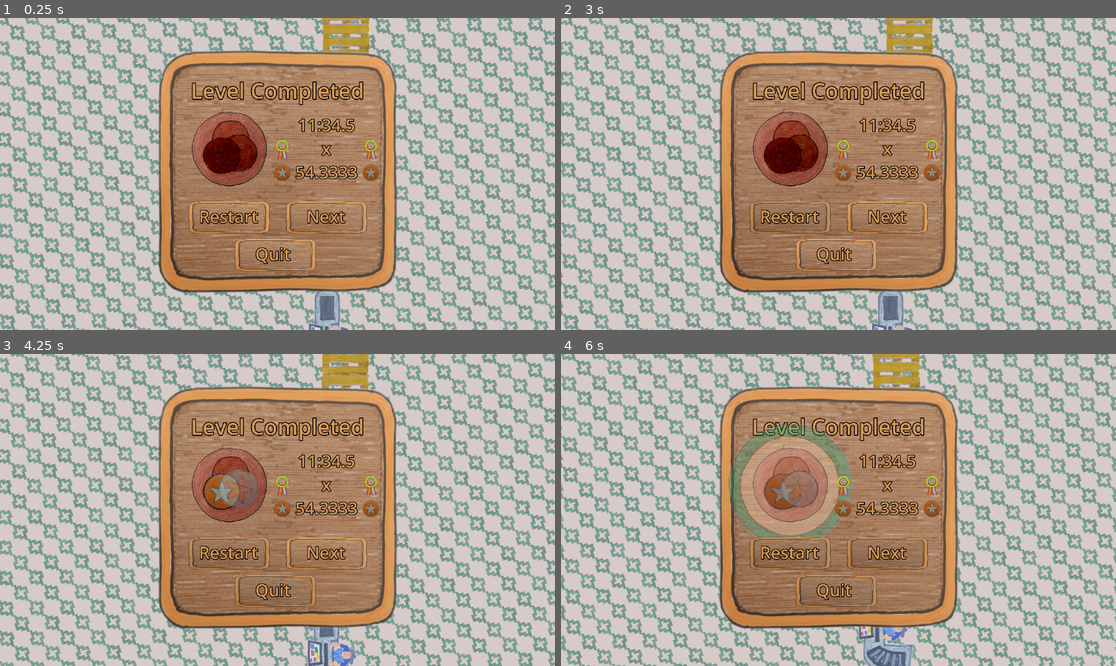
Above: before the commit, frames 1-4 (two rows, left to right).
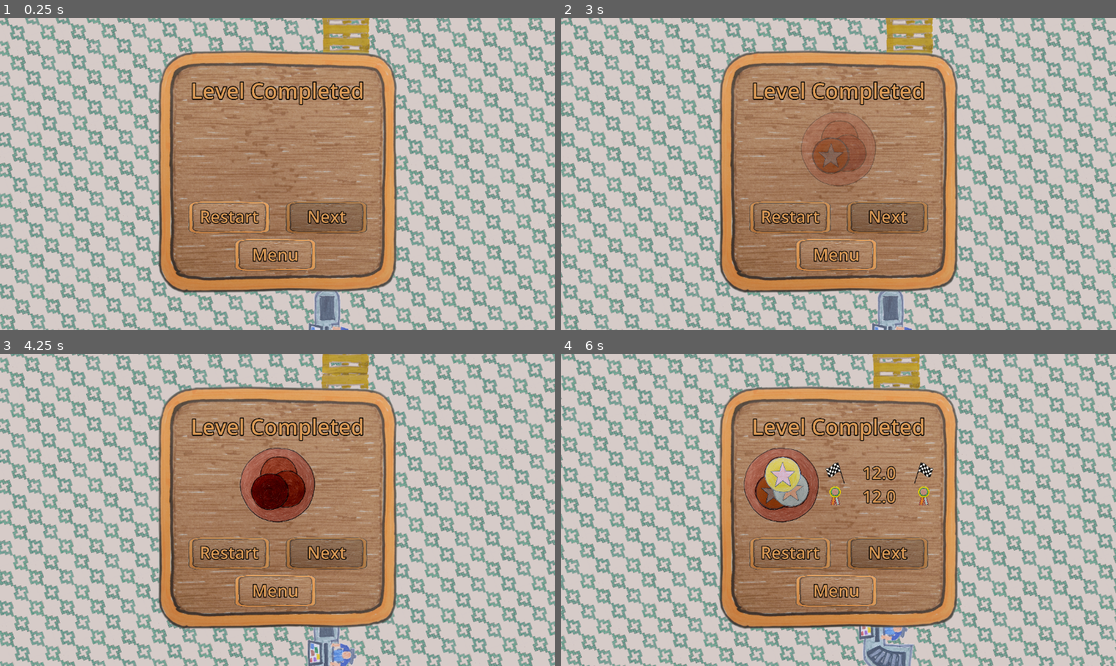
Above: after the commit, the same moments.

Repository: MathieuVavrille/market-drift
Game: Godot game, scene res://main.tscn
Two runs of this game, one before a commit and one after it. Both use one fixed random seed, a clock stepped at 60 frames per second and the inputs below.
Inputs (mouse positions are in pixels of both pictures, inside the frame that each line leads up to):
- Up to frame 1 (0.25 s): no input
- Up to frame 2 (3 s): click (794, 217) at 0.5 s; click (794, 217) at 1.25 s; click (794, 217) at 2 s; tap Enter (ui_accept) at 2.75 s; move the mouse to (960, 158) at 2.77 s; hold Right (ui_right) from 2.78 s (still down); hold Ctrl (turn) from 2.78 s (still down)
- Up to frame 3 (4.25 s): tap Enter (ui_accept) at 3.02, 3.05, 3.32, 3.5, 3.6, 3.77, 4.07 s; move the mouse to (166, 525) at 3.52 s; release Right (ui_right) at 3.53 s; release Ctrl (turn) at 3.53 s; hold Down (ui_down) from 3.53 s (still down); tap Ctrl (turn) at 3.8 s
- Up to frame 4 (6 s): move the mouse to (894, 441) at 4.27 s; release Down (ui_down) at 4.28 s; hold Right (ui_right) 4.28-5.03 s; hold Ctrl (turn) 4.28-5.03 s; tap Enter (ui_accept) at 4.55, 5.27, 5.57, 5.85 s; move the mouse to (810, 572) at 5.02 s; hold Up (ui_up) 5.03-5.78 s; tap Ctrl (turn) at 5.1 s; move the mouse to (1005, 556) at 5.77 s; hold Left (ui_left) from 5.78 s (still down)

The runs differ from the first frame. In frame 1, 5.2% of the frame differs, in the area x 34-69%, y 30-79%; in frame 2, 6.0%; in frame 3, 6.4%; in frame 4, 7.9%, in the area x 30-69%, y 22-79%.

Commit message:
fully functonnal medal times

Diff:
--- a/LevelTimes.gd
+++ b/LevelTimes.gd
@@ -1,9 +1,10 @@
 class_name LevelTimes
 extends Node
 
-@export var pb_time: float = 0.0
+# All the times are in tenths of seconds
+@export var pb_time: int = 0
 
-@export var author_time: float = 0.0
-@export var gold_time: float = 0.0
-@export var silver_time: float = 0.0
-@export var bronze_time: float = 0.0
+@export var author_time: int = 0
+@export var gold_time: int = 0
+@export var silver_time: int = 0
+@export var bronze_time: int = 0
--- a/main.gd
+++ b/main.gd
@@ -14,7 +14,7 @@
 var medals = 0
 func _process(_delta):
 	if Input.is_action_just_pressed("ui_accept"):
-		$LevelEnd.get_node("Control").get_node("MultiMedal").appear_multiple(4, true)
+		$LevelEnd/Control/MedalTimes.appear(120, $LevelTimes)
 
 func instantiate_goal_arrow(object, texture):
 	var goal_arrow = goal_arrow_scene.instantiate()
--- a/main.tscn
+++ b/main.tscn
@@ -96,11 +96,11 @@
 
 [node name="LevelTimes" type="Node" parent="."]
 script = ExtResource("9_kek77")
-pb_time = 20.0
-author_time = 5.0
-gold_time = 10.0
-silver_time = 15.0
-bronze_time = 30.0
+pb_time = 250
+author_time = 100
+gold_time = 150
+silver_time = 200
+bronze_time = 300
 metadata/_custom_type_script = "uid://brc0v2j0cx8ge"
 
 [connection signal="finished" from="Register" to="." method="_on_register_finished"]
--- a/ui/level_end.gd
+++ b/ui/level_end.gd
@@ -14,5 +14,5 @@
 	print("next")
 
 
-func _on_quit_button_pressed() -> void:
-	print("quit")
+func _on_menu_button_pressed() -> void:
+	print("menu")
--- a/ui/level_end.tscn
+++ b/ui/level_end.tscn
@@ -1,11 +1,9 @@
-[gd_scene load_steps=10 format=3 uid="uid://bs2mg5xyq08mw"]
-
-[ext_resource type="PackedScene" uid="uid://b4ob6ydx3acs" path="res://ui/multi_medal.tscn" id="1_32sc8"]
+[gd_scene load_steps=8 format=3 uid="uid://bs2mg5xyq08mw"]
+
 [ext_resource type="Script" uid="uid://be80mm2gtg5v7" path="res://ui/level_end.gd" id="1_ukl6e"]
 [ext_resource type="Texture2D" uid="uid://ch4m151xhp43u" path="res://assets/ui/menu_background.png" id="1_vkghd"]
 [ext_resource type="PackedScene" uid="uid://cshjw5w1n760w" path="res://ui/shaded_button.tscn" id="4_vymvp"]
-[ext_resource type="Texture2D" uid="uid://cox2qmd8mk4k0" path="res://assets/medals/pb_ribbon.png" id="5_vymvp"]
-[ext_resource type="PackedScene" uid="uid://crb8y4vme7et8" path="res://ui/medal.tscn" id="6_ovx2h"]
+[ext_resource type="PackedScene" uid="uid://dmdax8cqeil2n" path="res://ui/medal_times.tscn" id="5_vymvp"]
 
 [sub_resource type="RectangleShape2D" id="RectangleShape2D_ukl6e"]
 size = Vector2(30, 300)
@@ -64,10 +62,6 @@
 theme_override_constants/outline_size = 20
 theme_override_font_sizes/font_size = 128
 text = "Level Completed"
-
-[node name="MultiMedal" parent="Control" instance=ExtResource("1_32sc8")]
-position = Vector2(-100, -52)
-scale = Vector2(1.6, 1.6)
 
 [node name="Restart" type="Node2D" parent="Control"]
 position = Vector2(-96, 91)
@@ -93,9 +87,9 @@
 anchor_top = 0.5
 anchor_right = 0.5
 anchor_bottom = 0.5
-offset_left = -67.0
+offset_left = -78.0
 offset_top = -27.0
-offset_right = 283.0
+offset_right = 343.0
 offset_bottom = 110.0
 grow_horizontal = 2
 grow_vertical = 2
@@ -105,6 +99,7 @@
 theme_override_constants/outline_size = 17
 theme_override_font_sizes/font_size = 100
 text = "Restart"
+horizontal_alignment = 1
 
 [node name="Next" type="Node2D" parent="Control"]
 position = Vector2(106, 91)
@@ -122,6 +117,7 @@
 grow_horizontal = 1
 grow_vertical = 1
 scale = Vector2(0.18, 0.07)
+is_disabled = true
 metadata/_edit_use_anchors_ = true
 
 [node name="Label" type="Label" parent="Control/Next"]
@@ -130,9 +126,9 @@
 anchor_top = 0.5
 anchor_right = 0.5
 anchor_bottom = 0.5
-offset_left = -46.0
+offset_left = -77.0
 offset_top = -27.0
-offset_right = 184.0
+offset_right = 340.0
 offset_bottom = 110.0
 grow_horizontal = 2
 grow_vertical = 2
@@ -142,11 +138,12 @@
 theme_override_constants/outline_size = 17
 theme_override_font_sizes/font_size = 100
 text = "Next"
-
-[node name="Quit" type="Node2D" parent="Control"]
+horizontal_alignment = 1
+
+[node name="Menu" type="Node2D" parent="Control"]
 position = Vector2(0, 169)
 
-[node name="Button" parent="Control/Quit" instance=ExtResource("4_vymvp")]
+[node name="Button" parent="Control/Menu" instance=ExtResource("4_vymvp")]
 anchors_preset = 0
 anchor_left = 0.0
 anchor_top = 0.0
@@ -159,18 +156,19 @@
 grow_horizontal = 1
 grow_vertical = 1
 scale = Vector2(0.18, 0.07)
+is_button = false
 metadata/_edit_use_anchors_ = true
 
-[node name="Label" type="Label" parent="Control/Quit"]
-anchors_preset = 8
-anchor_left = 0.5
-anchor_top = 0.5
-anchor_right = 0.5
-anchor_bottom = 0.5
-offset_left = -46.0
-offset_top = -27.0
-offset_right = 184.0
-offset_bottom = 110.0
+[node name="Label" type="Label" parent="Control/Menu"]
+anchors_preset = 8
+anchor_left = 0.5
+anchor_top = 0.5
+anchor_right = 0.5
+anchor_bottom = 0.5
+offset_left = -78.0
+offset_top = -26.0
+offset_right = 342.0
+offset_bottom = 111.0
 grow_horizontal = 2
 grow_vertical = 2
 scale = Vector2(0.35, 0.35)
@@ -178,62 +176,12 @@
 theme_override_colors/font_outline_color = Color(0, 0, 0, 1)
 theme_override_constants/outline_size = 17
 theme_override_font_sizes/font_size = 100
-text = "Quit"
-
-[node name="Times" type="Control" parent="Control"]
-layout_mode = 1
-anchors_preset = 8
-anchor_left = 0.5
-anchor_top = 0.5
-anchor_right = 0.5
-anchor_bottom = 0.5
-offset_left = 102.0
-offset_top = -49.0
-offset_right = 102.0
-offset_bottom = -49.0
-grow_horizontal = 2
-grow_vertical = 2
-
-[node name="PB" type="Label" parent="Control/Times"]
-layout_mode = 1
-anchors_preset = 8
-anchor_left = 0.5
-anchor_top = 0.5
-anchor_right = 0.5
-anchor_bottom = 0.5
-offset_left = -160.0
-offset_top = -77.0
-offset_right = 752.0
-offset_bottom = 340.0
-grow_horizontal = 2
-grow_vertical = 2
-scale = Vector2(0.35, 0.35)
-theme_override_colors/font_color = Color(0.847059, 0.596078, 0.333333, 1)
-theme_override_colors/font_outline_color = Color(0, 0, 0, 1)
-theme_override_constants/outline_size = 17
-theme_override_font_sizes/font_size = 100
-text = "11:34.5
-x
-54.3333"
+text = "Menu"
 horizontal_alignment = 1
 
-[node name="PbRibbonL" type="Sprite2D" parent="Control/Times"]
-position = Vector2(-92, -1)
-scale = Vector2(0.05, 0.05)
-texture = ExtResource("5_vymvp")
-
-[node name="PbRibbonR" type="Sprite2D" parent="Control/Times"]
-position = Vector2(92, -1)
-scale = Vector2(0.05, 0.05)
-texture = ExtResource("5_vymvp")
-
-[node name="MedalL" parent="Control/Times" instance=ExtResource("6_ovx2h")]
-position = Vector2(-92, 46)
-scale = Vector2(0.07, 0.07)
-
-[node name="MedalR" parent="Control/Times" instance=ExtResource("6_ovx2h")]
-position = Vector2(92, 46)
-scale = Vector2(0.07, 0.07)
+[node name="MedalTimes" parent="Control" instance=ExtResource("5_vymvp")]
+visible = false
+position = Vector2(0, -52)
 
 [node name="Node2D" type="Node2D" parent="."]
 
@@ -263,4 +211,4 @@
 
 [connection signal="pressed" from="Control/Restart/Button" to="." method="_on_restart_button_pressed"]
 [connection signal="pressed" from="Control/Next/Button" to="." method="_on_next_button_pressed"]
-[connection signal="pressed" from="Control/Quit/Button" to="." method="_on_quit_button_pressed"]
+[connection signal="pressed" from="Control/Menu/Button" to="." method="_on_menu_button_pressed"]
--- a/ui/medal.gd
+++ b/ui/medal.gd
@@ -6,7 +6,7 @@
 func _ready():
 	original_scale = scale.x
 
-func set_medal_color(new_color):
+func set_color(new_color):
 	color = new_color
 	texture = load("res://assets/medals/" + color + ".png")
 	match color:
--- a/ui/medal_times.gd
+++ b/ui/medal_times.gd
@@ -1,46 +1,88 @@
 extends Node2D
 
-func appear(current, level_times):
-	print("appear medal times")
+const APPEAR_TIME = 0.5
+func appear(new_time, level_times):
+	# Old level times: the pb is not yet updated
+	var old_pb = level_times.pb_time
+	level_times.pb_time = min(level_times.pb_time, new_time)
+	set_everything(new_time, level_times)
+	$MultiMedal.position = Vector2(0, 0)
+	if old_pb > level_times.bronze_time:
+		$MultiMedal.set_medals(0)
+	elif old_pb > level_times.silver_time:
+		$MultiMedal.set_medals(1)
+	elif old_pb > level_times.gold_time:
+		$MultiMedal.set_medals(2)
+	elif old_pb > level_times.author_time:
+		$MultiMedal.set_medals(3)
+	else:
+		$MultiMedal.set_medals(4)
+	$MultiMedal.modulate.a = 0.
+	$MultiTimes.modulate.a = 0.
+	get_tree().create_tween().tween_property($MultiMedal, "modulate:a", 1., APPEAR_TIME).set_trans(Tween.TRANS_CUBIC)
+	var is_pb = new_time < old_pb
+	get_tree().create_timer(0.).timeout.connect(func(): appear_medals(new_time, level_times, is_pb))
+
+func appear_medals(new_time, level_times, is_pb):
+	var medal_appear_time = 0.
+	if new_time > level_times.bronze_time:
+		medal_appear_time = $MultiMedal.appear_multiple(0, is_pb)
+	elif new_time > level_times.silver_time:
+		medal_appear_time = $MultiMedal.appear_multiple(1, is_pb)
+	elif new_time > level_times.gold_time:
+		medal_appear_time = $MultiMedal.appear_multiple(2, is_pb)
+	if new_time > level_times.author_time:
+		medal_appear_time = $MultiMedal.appear_multiple(3, is_pb)
+	else:
+
+		medal_appear_time = $MultiMedal.appear_multiple(4, is_pb)
+	get_tree().create_timer(medal_appear_time + 0.5).timeout.connect(move_medals)
+
+func move_medals():
+	create_tween().tween_property($MultiMedal, "position:x", $MultiMedalFinalPosition.position.x, 0.5).set_trans(Tween.TRANS_SINE)
+	get_tree().create_timer(0.25).timeout.connect(
+		func(): create_tween().tween_property($MultiTimes, "modulate:a", 1., APPEAR_TIME))
 
 func set_everything(current, level_times):
+	visible = true
+	$MultiMedal.position = $MultiMedalFinalPosition.position
 	$MultiTimes/Logos.position.y = -5
 	var text = ""
-	if current == null:
+	if current != 0.0:
 		text += format_time(current) + "\n"
+	else:
 		$MultiTimes/Logos/FinishL.visible = false
 		$MultiTimes/Logos/FinishR.visible = false
-		$MultiTimes/Logos.position.y += 25
+		$MultiTimes/Logos.position.y -= 27
 	var medal_color = "bronze"
-	if level_times.pb == null:
+	if level_times.pb_time == 0.0:
 		text += "------"
 	else:
 		text += format_time(level_times.pb_time)
-		if level_times.pb > level_times.bronze_time:
+		if level_times.pb_time <= level_times.bronze_time:
 			medal_color = "silver"
-		if level_times.pb > level_times.silver_time:
+		if level_times.pb_time <= level_times.silver_time:
 			medal_color = "gold"
-		if level_times.pb > level_times.gold:
+		if level_times.pb_time <= level_times.gold_time:
 			medal_color = "author"
 	$MultiTimes/Logos/MedalL.set_color(medal_color)
-	$MultiTimes/Logos/MedalL.set_color(medal_color)
+	$MultiTimes/Logos/MedalR.set_color(medal_color)
 	$MultiTimes/Logos/MedalL.visible = medal_color != "author"
-	$MultiTimes/Logos/MedalL.visible = medal_color != "author"
+	$MultiTimes/Logos/MedalR.visible = medal_color != "author"
 	if medal_color == "author":
-		$MultiTimesLogos.position.y -= 25
+		$MultiTimes/Logos.position.y += 23
 	else:
 		text += "\n"
 		if medal_color == "bronze":
 			text += format_time(level_times.bronze_time)
+		elif medal_color == "silver":
+			text += format_time(level_times.silver_time)
 		elif medal_color == "gold":
-			text += format_time(level_times.bronze_time)
-		elif medal_color == "gold":
-			text += format_time(level_times.bronze_time)
+			text += format_time(level_times.gold_time)
+	$MultiTimes/Times.text = text
 
 
-func format_time(time_seconds: float) -> String:
-	# floor to the tenth
-	var tenths := int(floor(time_seconds * 10.0))
+func format_time(tenths: int) -> String:
 	var total_seconds := tenths / 10
 	var minutes := total_seconds / 60
 	var seconds := total_seconds % 60
@@ -48,7 +90,7 @@
 	if minutes > 0:
 		return "%d:%02d.%d" % [minutes, seconds, tenth]
 	else:
-		return "%02d.%d" % [seconds, tenth]
+		return "%d.%d" % [seconds, tenth]
 
 
 
--- a/ui/medal_times.tscn
+++ b/ui/medal_times.tscn
@@ -9,8 +9,10 @@
 [node name="MedalTimes" type="Node2D"]
 script = ExtResource("1_qr6fh")
 
+[node name="MultiMedalFinalPosition" type="Marker2D" parent="."]
+position = Vector2(-119, 0)
+
 [node name="MultiMedal" parent="." instance=ExtResource("1_k0hft")]
-position = Vector2(-100, 2.38419e-07)
 scale = Vector2(1.6, 1.6)
 
 [node name="MultiTimes" type="Control" parent="."]
@@ -20,9 +22,9 @@
 anchor_top = 0.5
 anchor_right = 0.5
 anchor_bottom = 0.5
-offset_left = 102.0
+offset_left = 85.0
 offset_top = 5.0
-offset_right = 102.0
+offset_right = 85.0
 offset_bottom = 5.0
 grow_horizontal = 2
 grow_vertical = 2
@@ -55,30 +57,30 @@
 position = Vector2(0, -5)
 
 [node name="FinishL" type="Sprite2D" parent="MultiTimes/Logos"]
-position = Vector2(-92, -47)
+position = Vector2(-92, -48)
 rotation = -3.14159
 scale = Vector2(0.08, -0.08)
 texture = ExtResource("5_sv858")
 
 [node name="FinishR" type="Sprite2D" parent="MultiTimes/Logos"]
-position = Vector2(92, -47)
+position = Vector2(92, -48)
 scale = Vector2(0.08, 0.08)
 texture = ExtResource("5_sv858")
 
 [node name="PbRibbonL" type="Sprite2D" parent="MultiTimes/Logos"]
-position = Vector2(-92.0001, 2)
+position = Vector2(-92.0001, 2.38419e-07)
 scale = Vector2(0.05, 0.05)
 texture = ExtResource("2_qr6fh")
 
 [node name="PbRibbonR" type="Sprite2D" parent="MultiTimes/Logos"]
-position = Vector2(70, 7)
+position = Vector2(92, 2.38419e-07)
 scale = Vector2(0.05, 0.05)
 texture = ExtResource("2_qr6fh")
 
 [node name="MedalL" parent="MultiTimes/Logos" instance=ExtResource("3_sv858")]
-position = Vector2(-92, 49)
+position = Vector2(-92, 48)
 scale = Vector2(0.07, 0.07)
 
 [node name="MedalR" parent="MultiTimes/Logos" instance=ExtResource("3_sv858")]
-position = Vector2(92, 49)
+position = Vector2(92, 48)
 scale = Vector2(0.07, 0.07)
--- a/ui/multi_medal.gd
+++ b/ui/multi_medal.gd
@@ -6,6 +6,9 @@
 	for i in range(number):
 		var medal = [$Bronze, $Silver, $Gold, $Author][i]
 		medal.visible = true
+	for i in range(number, 4):
+		var medal = [$Bronze, $Silver, $Gold, $Author][i]
+		medal.visible = false
 	visible_medals = number
 
 
@@ -28,12 +31,21 @@
 
 func appear_multiple(medal_level: int, is_pb: bool):
 	$DrumRoll.play()
-	get_tree().create_timer(max(1.0, 0.5 + medal_level - visible_medals - $Bronze.ANIMATION_DURATION/2)).timeout.connect(func (): $DrumRoll.stop())
+	get_tree().create_timer(max(1.0, 0.5 + medal_level - visible_medals - $Bronze.ANIMATION_DURATION/2)).timeout.connect($DrumRoll.stop)
+	print(max(1.0, 0.5 + medal_level - visible_medals - $Bronze.ANIMATION_DURATION/2))
 	if not is_pb:
 		get_tree().create_timer(1.0).timeout.connect(func (): $Fart.play())
+		return 1.
 	else:
 		if is_pb and medal_level == visible_medals:
 			get_tree().create_timer(1.0).timeout.connect(func (): $Bronze.get_node("DrumEnd").play())
+			return 1.
 		else:
+			var actual_time = 0.
 			for i in range(visible_medals, medal_level):
 				get_tree().create_timer(0.5 + i-visible_medals).timeout.connect(add_medal)
+				if i < 3:
+					actual_time += $Author.ANIMATION_DURATION
+				else:
+					actual_time += $Author.ANIMATION_DURATION * 8 / 3
+			return actual_time
--- a/ui/multi_medal.tscn
+++ b/ui/multi_medal.tscn
@@ -1,10 +1,9 @@
-[gd_scene load_steps=10 format=3 uid="uid://b4ob6ydx3acs"]
+[gd_scene load_steps=9 format=3 uid="uid://b4ob6ydx3acs"]
 
 [ext_resource type="PackedScene" uid="uid://crb8y4vme7et8" path="res://ui/medal.tscn" id="1_l1msj"]
 [ext_resource type="Script" uid="uid://djxeak0cnw223" path="res://ui/multi_medal.gd" id="1_ywakq"]
 [ext_resource type="Texture2D" uid="uid://b72a7sypovu3h" path="res://assets/medals/background.png" id="2_fg570"]
 [ext_resource type="Texture2D" uid="uid://bm2jkym6efv80" path="res://assets/medals/author.png" id="2_td0mo"]
-[ext_resource type="Texture2D" uid="uid://2ff2a0aght5w" path="res://assets/medals/bronze.png" id="3_ywakq"]
 [ext_resource type="Texture2D" uid="uid://b0i0eqxe2jgvd" path="res://assets/medals/silver.png" id="4_fg570"]
 [ext_resource type="Texture2D" uid="uid://b3kuhktel34kl" path="res://assets/medals/gold.png" id="5_0py07"]
 [ext_resource type="AudioStream" uid="uid://dsvv4qld6bx5s" path="res://assets/sfx/drum_roll.wav" id="8_k02mj"]
@@ -29,8 +28,6 @@
 visible = false
 position = Vector2(-10, 8.5)
 scale = Vector2(0.093, 0.093)
-texture = ExtResource("3_ywakq")
-color = "bronze"
 
 [node name="Silver" parent="." instance=ExtResource("1_l1msj")]
 visible = false
--- a/ui/shaded_button.gd
+++ b/ui/shaded_button.gd
@@ -1,14 +1,23 @@
 extends TextureButton
+
+@export var is_disabled = false
+@export var is_button = true
 
 func _ready():
 	self.modulate = Color(1, 1, 1) # Normal color
-	self.connect("mouse_entered", self._on_mouse_entered)
-	self.connect("mouse_exited", self._on_mouse_exited)
-	self.connect("button_down", self._on_button_down)
-	self.connect("button_up", self._on_button_up)
+	if not is_disabled:
+		if is_button:
+			self.connect("mouse_entered", self._on_mouse_entered)
+			self.connect("mouse_exited", self._on_mouse_exited)
+			self.connect("button_down", self._on_button_down)
+			self.connect("button_up", self._on_button_up)
+	elif is_button:  # disabled button
+		self.modulate = DEACTIVATED_MODULATE
+
 
 const HOVER_MODULATE = Color(0.9, 0.9, 0.9)
 const DOWN_MODULATE = Color(0.95, 0.95, 0.95)
+const DEACTIVATED_MODULATE = Color(0.8, 0.8, 0.8)
 
 func _on_mouse_entered():
 	self.modulate = HOVER_MODULATE
